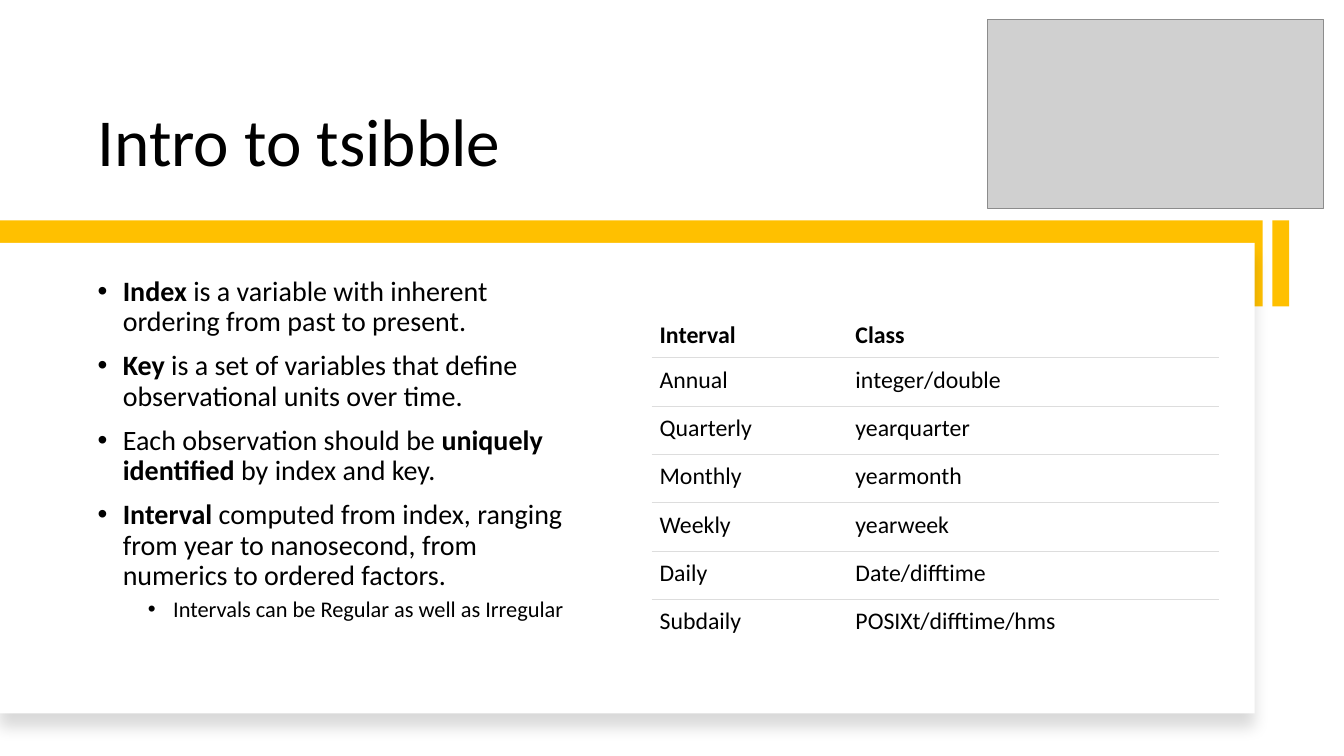
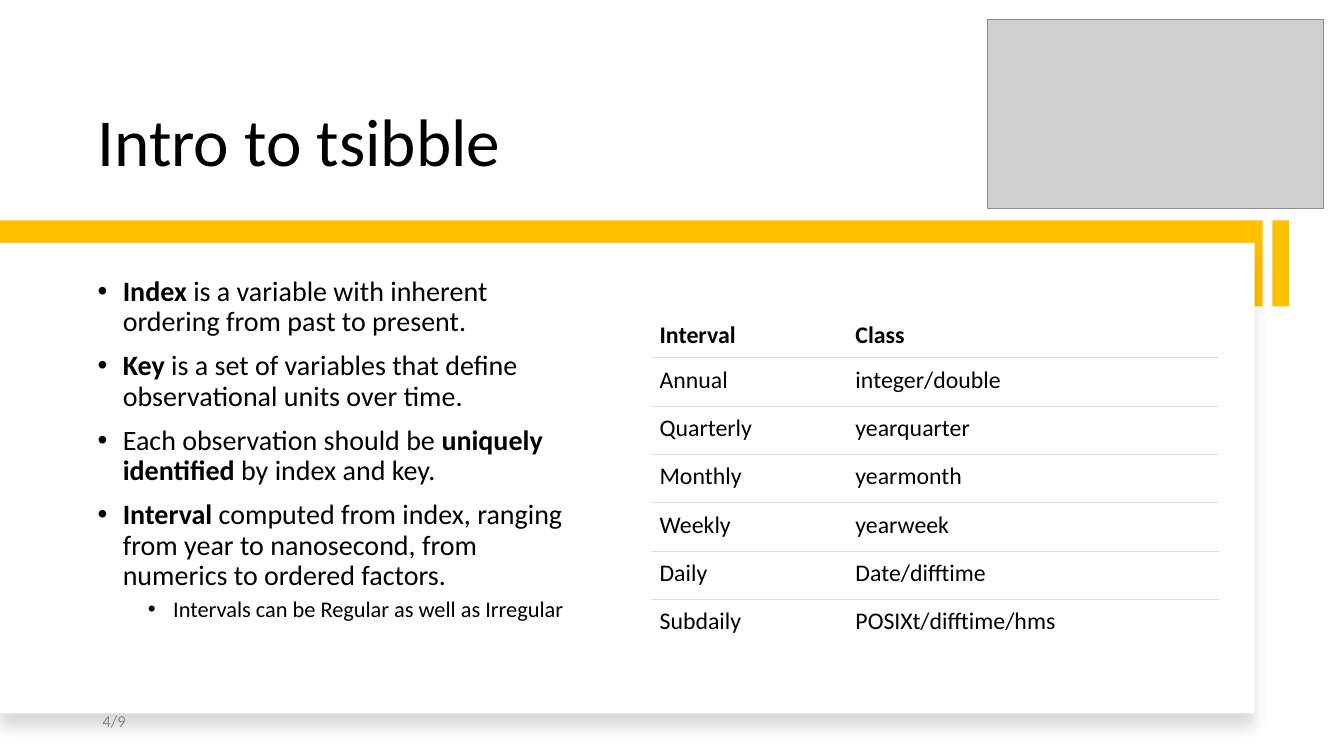
Before and after one commit to intro-to-data-science-22-workshop/-14-temporal-data-with-tsibble-and-fable-Samson-Krafft, a slide deck: slide 4 of tsibble and fable.pptx. Drawn at 1344x756 pixels with LibreOffice and Linux fonts; fonts in the diff are those of the drawing; grey boxes stand for pictures; background and template pictures are left out. Boxes give left, top, right and bottom in pixels: in the first picture for what was removed or moved away, otherwise in the second. Text is boxed around its words. In the diff, an @@ line names an element or a change of style, - is before the commit and + after.

```diff
--- a/tsibble and fable.pptx
+++ b/tsibble and fable.pptx
@@ page number added at [102, 715, 125, 728], 12 pt, text #8C8C8C @@
+4/9
```
Also in this commit, not shown: 8 other slides changed, 1 slide removed.
